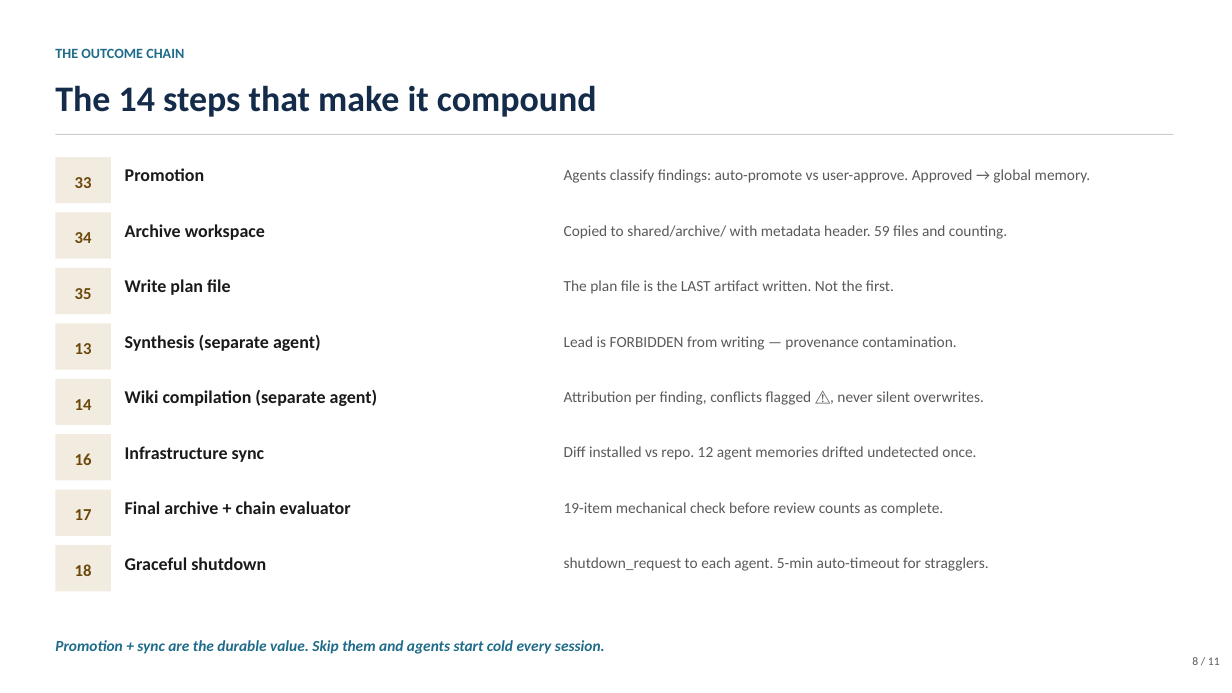
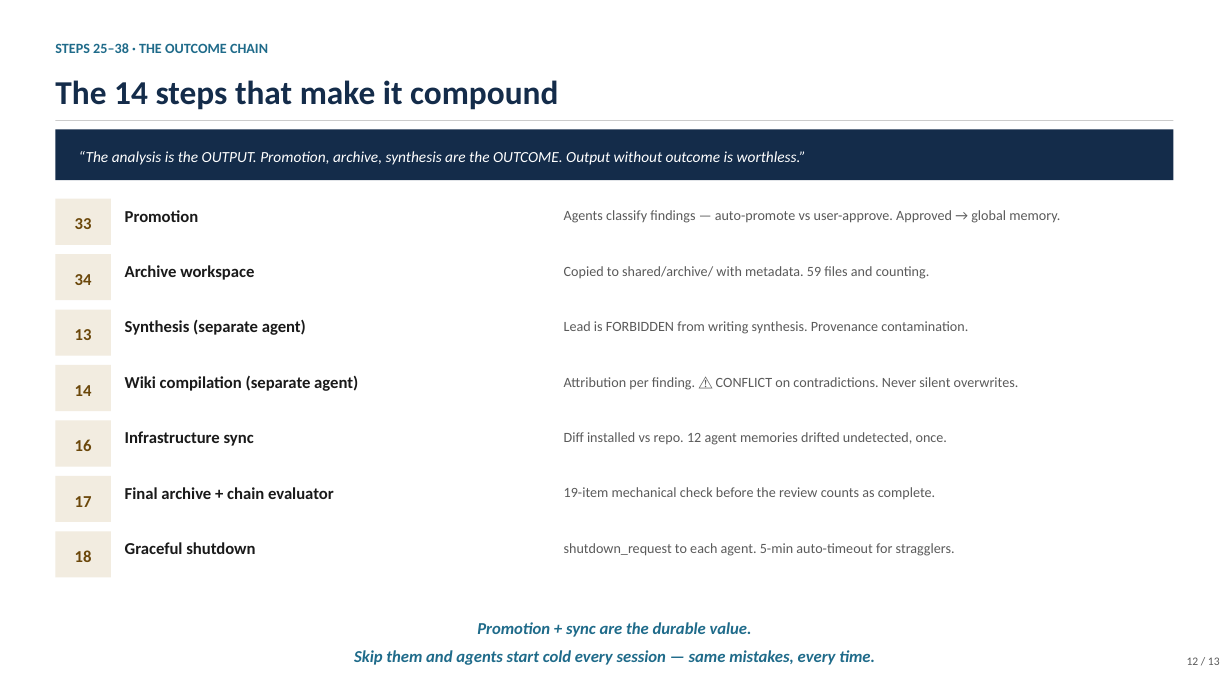
Before and after one commit to coloradored13/sigma-system-overview, a slide deck: slide 12 of sigma-system-demo.pptx (slide 8 before the commit). Drawn at 1232x693 pixels with LibreOffice and Linux fonts; fonts in the diff are those of the drawing. Boxes give left, top, right and bottom in pixels: in the first picture for what was removed or moved away, otherwise in the second. Text is boxed around its words. In the diff, an @@ line names an element or a change of style, - is before the commit and + after.

```diff
--- a/sigma-system-demo.pptx
+++ b/sigma-system-demo.pptx
@@ text at box(55, 43, 268, 53): text changed @@
-THE OUTCOME CHAIN
+STEPS 25–38 · THE OUTCOME CHAIN
@@ text "The 14 steps that make ..." at box(55, 80, 558, 110): size 28 to 26 pt @@
@@ rectangle added at box(55, 129, 1174, 180), fill #142C4A @@
@@ rectangle removed at box(55, 157, 111, 203) @@
@@ text added at box(79, 151, 806, 165), 12 pt, text #FFFFFF, italic @@
+“The analysis is the OUTPUT. Promotion, archive, synthesis are the OUTCOME. Output without outcome is worthless.”
@@ text at box(564, 210, 1060, 223): text changed; size 12 to 11 pt @@
-Agents classify findings: auto-promote vs user-approve. Approved → global memory.
+Agents classify findings — auto-promote vs user-approve. Approved → global memory.
@@ size 14 to 13 pt in 7 elements at box(125, 376, 358, 391), box(125, 487, 334, 499), box(125, 320, 306, 335), box(125, 431, 254, 446), box(125, 542, 255, 554), box(125, 210, 199, 222), box(125, 265, 254, 280) @@
@@ 4 texts: place and size @@
-4 texts at box(75, 168, 265, 243)
+4 texts at box(75, 210, 254, 285)
@@ text at box(564, 266, 930, 279): text changed; size 12 to 11 pt @@
-Copied to shared/archive/ with metadata header. 59 files and counting.
+Copied to shared/archive/ with metadata. 59 files and counting.
@@ text removed at box(75, 288, 92, 299) @@
-35
@@ text removed at box(125, 279, 230, 295) @@
-Write plan file
@@ text removed at box(564, 280, 894, 294) @@
-The plan file is the LAST artifact written. Not the first.
@@ text at box(564, 321, 968, 334): text changed; size 12 to 11 pt @@
-Lead is FORBIDDEN from writing — provenance contamination.
+Lead is FORBIDDEN from writing synthesis. Provenance contamination.
@@ text at box(564, 377, 1019, 390): text changed; size 12 to 11 pt @@
-Attribution per finding, conflicts flagged ⚠, never silent overwrites.
+Attribution per finding. ⚠ CONFLICT on contradictions. Never silent overwrites.
@@ text at box(564, 432, 947, 445): text changed; size 12 to 11 pt @@
-Diff installed vs repo. 12 agent memories drifted undetected once.
+Diff installed vs repo. 12 agent memories drifted undetected, once.
@@ text at box(564, 487, 935, 499): text changed; size 12 to 11 pt @@
-19-item mechanical check before review counts as complete.
+19-item mechanical check before the review counts as complete.
@@ 11 texts, 8 rectangles: place and size @@
-11 texts, 8 rectangles at box(55, 134, 1174, 592)
+11 texts, 8 rectangles at box(55, 120, 1174, 578)
@@ text "shutdown_request to each agent. 5-min ..." at box(564, 543, 955, 556): size 12 to 11 pt @@
@@ text at box(354, 622, 875, 665): text changed; size 12 to 13 pt @@
-Promotion + sync are the durable value. Skip them and agents start cold every session.
+Promotion + sync are the durable value.
+Skip them and agents start cold every session — same mistakes, every time.
@@ text at box(1187, 657, 1220, 665): text changed @@
-8 / 11
+12 / 13
```
Also in this commit, not shown: 4 other slides changed, 8 slides added, 6 slides removed.
